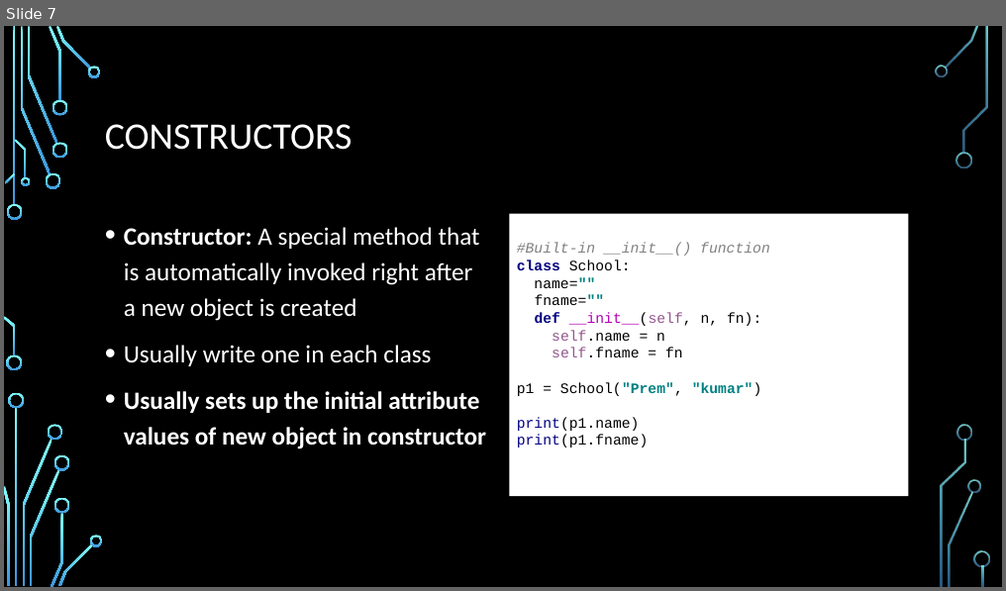
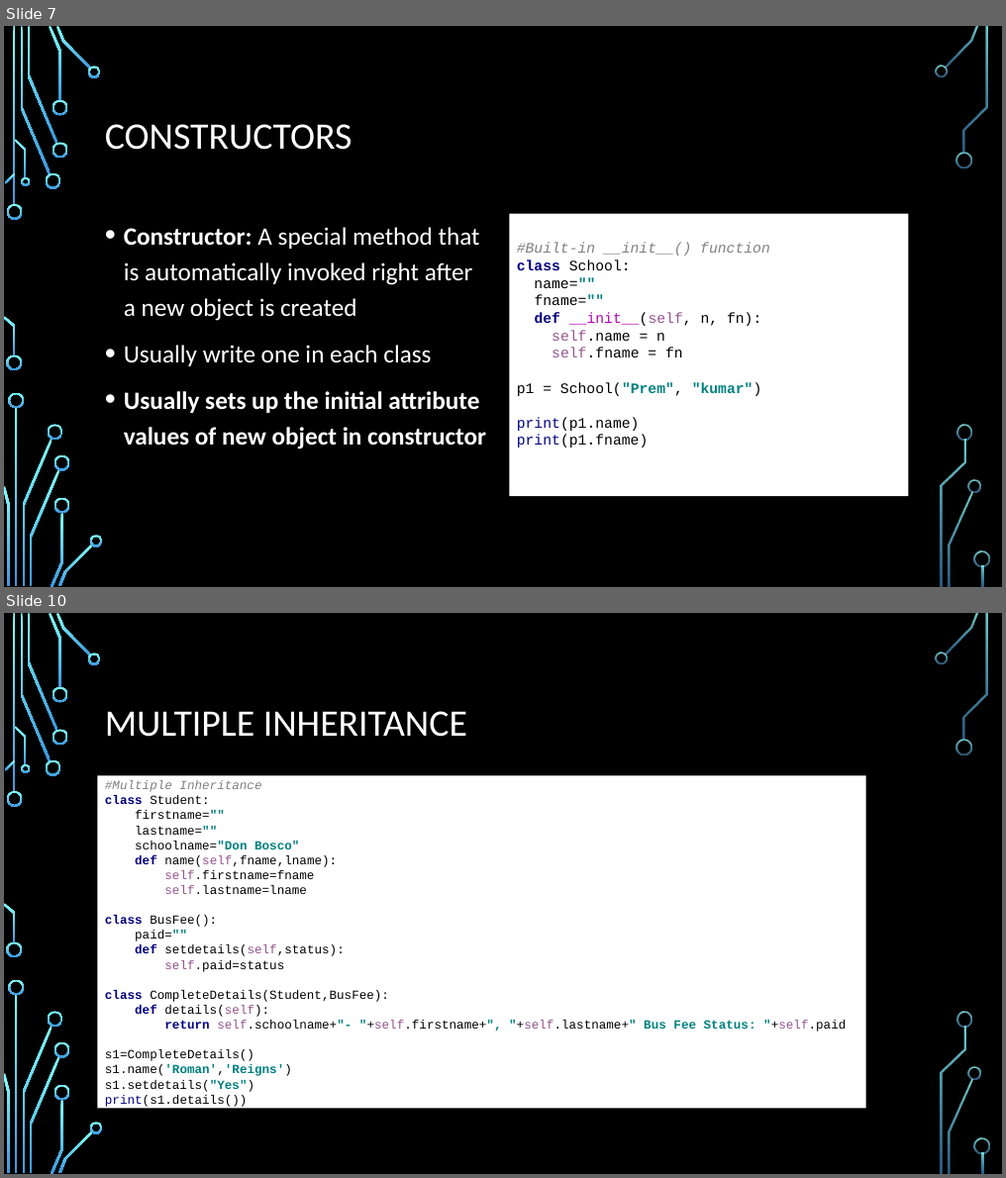
Before and after one commit to naveens33/python_tutorials, a slide deck: ppt/Python Oops concept.pptx. Shown one above the other, each under a label of ours: slide 7 before the commit, slides 7 and 10 after it; the slides between them are not shown. The pictures are 1006x591 and 1006x1178 pixels, drawn with LibreOffice and Linux fonts; fonts in the diff are those of the drawing; background and template pictures are left out. Boxes give left, top, right and bottom in pixels: in the first picture for what was removed or moved away, otherwise in the second. Text is boxed around its words. In the diff, an @@ line names an element or a change of style, - is before the commit and + after.

Commit message:
constructor & Inheritance

```diff
--- a/ppt/Python Oops concept.pptx
+++ b/ppt/Python Oops concept.pptx
@@ slide 10 added at [4,613,1002,1174], background picture (left out); not listed: 36 template elements that a slide beside it also shows @@
@@ title added at [105,711,467,737], 36 pt, text #FFFFFF @@
+MULTIPLE INHERITANCE
@@ text added at [98,771,866,1112], fill #FFFFFF, 12 pt, text #000000 @@
+#Multiple Inheritance
+class Student:
+firstname=""
+lastname=""
+schoolname="Don Bosco"
+def name(self,fname,lname):
+self.firstname=fname
+self.lastname=lname
+class BusFee():
+paid=""
+def setdetails(self,status):
+self.paid=status
+class CompleteDetails(Student,BusFee):
+def details(self):
+return self.schoolname+"- "+self.firstname+", "+self.lastname+" Bus Fee Status: "+self.paid
+s1=CompleteDetails()
+s1.name('Roman','Reigns')
+s1.setdetails("Yes")
+print(s1.details())
```
Also in this commit, not shown: 3 other slides added, 5 other files.
